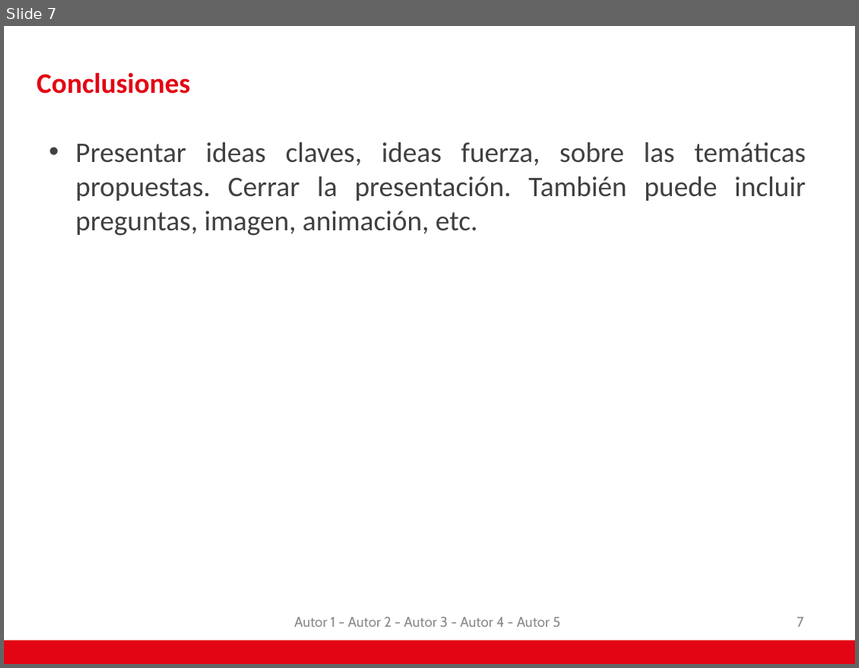
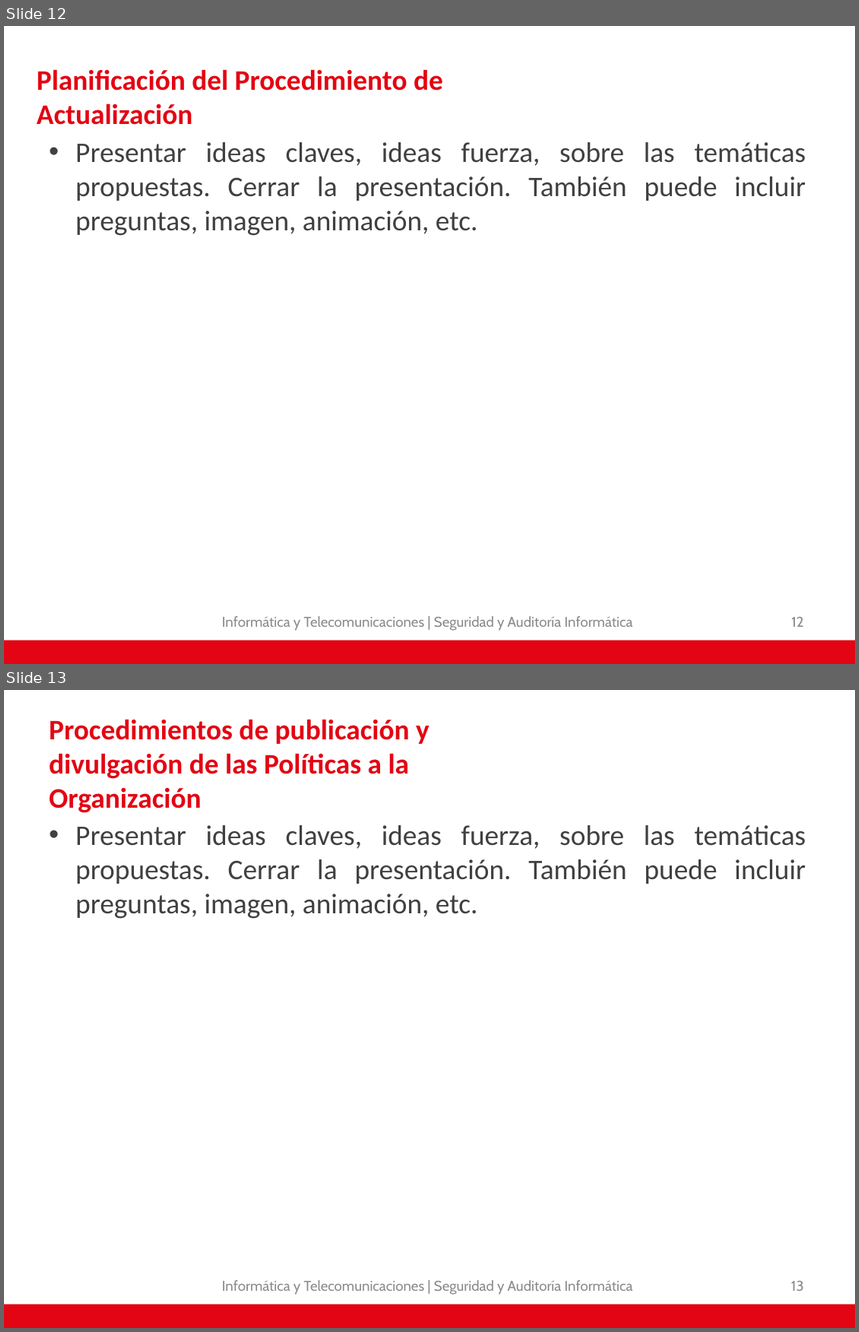
Before and after one commit to AdNNNN/inacap.2019, a slide deck: trabajos.inacap.2019/Seguridad y auditoria informática/Unidad 2/Problematica - Empresa JetBlack II.pptx. Shown one above the other, each under a label of ours: slide 7 before the commit, slides 12 and 13 after it. The pictures are 859x668 and 859x1332 pixels, drawn with LibreOffice and Linux fonts; fonts in the diff are those of the drawing; background and template pictures are left out. Boxes give left, top, right and bottom in pixels: in the first picture for what was removed or moved away, otherwise in the second. Text is boxed around its words. In the diff, an @@ line names an element or a change of style, - is before the commit and + after.

Commit message:
Se actualiza PPT Seguridad

```diff
--- a/trabajos.inacap.2019/Seguridad y auditoria informática/Unidad 2/Problematica - Empresa JetBlack II.pptx
+++ b/trabajos.inacap.2019/Seguridad y auditoria informática/Unidad 2/Problematica - Empresa JetBlack II.pptx
@@ slide 13 added at box(4, 690, 855, 1328), background #FFFFFF; not listed: 1 template element that a slide beside it also shows @@
@@ title added at box(49, 719, 430, 813), 24 pt, text #E30513, bold @@
+Procedimientos de publicación y divulgación de las Políticas a la Organización
@@ text added at box(75, 825, 807, 919), 24 pt, text #404040 @@
+• Presentar ideas claves, ideas fuerza, sobre las temáticas propuestas. Cerrar la presentación. También puede incluir preguntas, imagen, animación, etc.
@@ text added at box(222, 1281, 633, 1295), 12 pt, text #8C8C8C @@
+Informática y Telecomunicaciones | Seguridad y Auditoría Informática
@@ page number added at box(791, 1281, 804, 1291), 12 pt, text #8C8C8C @@
+13
@@ what was slide 7 is now slide 12 @@
@@ slide 12 changed as well @@
@@ title at box(37, 69, 443, 125): text changed @@
-Conclusiones
+Planificación del Procedimiento de Actualización
@@ text at box(222, 617, 633, 631): text changed @@
-Autor 1 - Autor 2 - Autor 3 - Autor 4 - Autor 5
+Informática y Telecomunicaciones | Seguridad y Auditoría Informática
@@ page number at box(791, 617, 804, 627): text changed @@
-7
+12
```
Also in this commit, not shown: 2 other slides changed, 10 other slides added, 5 slides removed.
